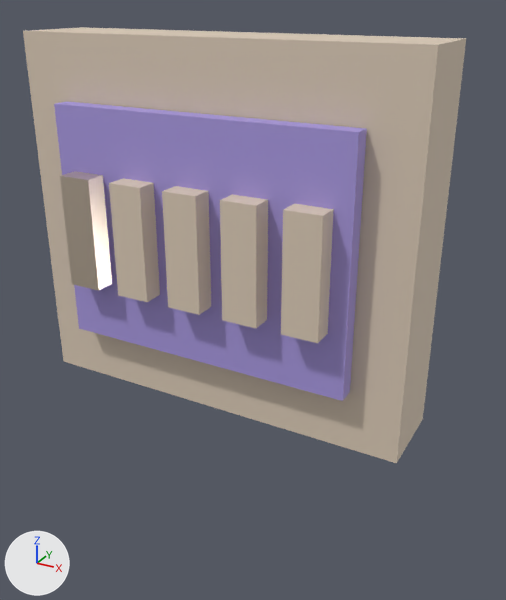
The glTF model assets/models/panel.gltf as it was, and as the next commit left it.
Both versions are drawn from a 50 mm lens placed at (0.491, -0.819, 0.309), pointed at (0.1, -0.108, -0.046). Every picture has the same lights, and +X, +Y and +Z are marked at lower left. The older version comes first. Where no turn or scale is listed for an object, it has been applied to the vertices.

Objects in the first picture: 'breaker_0', 'breaker_1', 'breaker_2', 'breaker_3', 'breaker_4', 'housing', 'opening'.
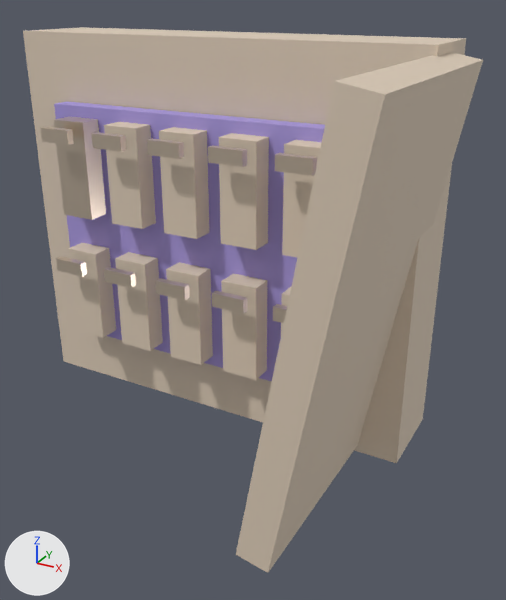
Changed parts and their boxes [x1, y1, x2, y2] in the pictures (506 x 600 px):
'door', added
    after: [236, 53, 483, 573]
'breaker_3', moved, rescaled (13% shorter)
    before: [220, 194, 268, 328]
    after: [219, 133, 269, 250]
'breaker_2', moved, rescaled (13% shorter)
    before: [162, 186, 211, 315]
    after: [159, 127, 210, 239]
'breaker_4', moved, rescaled
    before: [281, 204, 334, 343]
    after: [282, 140, 322, 258]
'breaker_1', moved, rescaled (14% shorter)
    before: [109, 178, 160, 302]
    after: [104, 122, 156, 229]
'breaker_0', moved, rescaled (13% shorter)
    before: [60, 171, 112, 291]
    after: [54, 116, 106, 220]
'breaker_8', added (beige)
    after: [221, 273, 267, 380]
'breaker_7', added (beige)
    after: [166, 262, 213, 365]
'breaker_6', added (beige)
    after: [115, 252, 163, 351]
'breaker_5', added
    after: [68, 243, 116, 338]
'breaker_label_4', added (beige)
    after: [275, 153, 317, 176]
'breaker_label_3', added (beige)
    after: [208, 145, 247, 167]
'breaker_label_2', added (beige)
    after: [147, 138, 184, 159]
'breaker_label_8', added
    after: [212, 291, 248, 314]
'breaker_label_1', added (beige)
    after: [91, 132, 126, 152]
'breaker_label_7', added
    after: [156, 278, 190, 300]
'breaker_label_0', added (beige)
    after: [41, 127, 74, 145]
'breaker_label_6', added
    after: [104, 267, 136, 288]
'breaker_label_5', added (beige)
    after: [56, 257, 87, 276]
'breaker_label_9', added
    after: [273, 304, 287, 323]
'opening', unchanged, covered by the edit
    before: [54, 101, 367, 401]
    after: [54, 101, 325, 381]

Edits to the bpy script that builds the scene:
```text
Change ob_breaker_0:
    ob_breaker_0.location: (-0.17, -0.1, 0.0) -> (-0.17, -0.1, 0.09)
    ob_breaker_0.scale: (0.05, 0.035, 0.16) -> (0.05, 0.035, 0.13)
Change ob_breaker_1:
    ob_breaker_1.location: (-0.085, -0.1, 0.0) -> (-0.085, -0.1, 0.09)
    ob_breaker_1.scale: (0.05, 0.035, 0.16) -> (0.05, 0.035, 0.13)
Change ob_breaker_2:
    ob_breaker_2.location: (0.0, -0.1, 0.0) -> (0.0, -0.1, 0.09)
    ob_breaker_2.scale: (0.05, 0.035, 0.16) -> (0.05, 0.035, 0.13)
Change ob_breaker_3:
    ob_breaker_3.location: (0.085, -0.1, 0.0) -> (0.085, -0.1, 0.09)
    ob_breaker_3.scale: (0.05, 0.035, 0.16) -> (0.05, 0.035, 0.13)
Change ob_breaker_4:
    ob_breaker_4.location: (0.17, -0.1, 0.0) -> (0.17, -0.1, 0.09)
    ob_breaker_4.scale: (0.05, 0.035, 0.16) -> (0.05, 0.035, 0.13)
Add ob_breaker_label_9:
    ob_breaker_label_9 = bpy.data.objects.new('breaker_label_9', me_panel_metal_box)
    ob_breaker_label_9.parent = ob_panel
    ob_breaker_label_9.location = (0.17, -0.14, -0.04)
    ob_breaker_label_9.scale = (0.045, 0.01, 0.018)
Add ob_breaker_label_8:
    ob_breaker_label_8 = bpy.data.objects.new('breaker_label_8', me_panel_metal_box)
    ob_breaker_label_8.parent = ob_panel
    ob_breaker_label_8.location = (0.085, -0.14, -0.04)
    ob_breaker_label_8.scale = (0.045, 0.01, 0.018)
Add ob_breaker_label_7:
    ob_breaker_label_7 = bpy.data.objects.new('breaker_label_7', me_panel_metal_box)
    ob_breaker_label_7.parent = ob_panel
    ob_breaker_label_7.location = (0.0, -0.14, -0.04)
    ob_breaker_label_7.scale = (0.045, 0.01, 0.018)
Add ob_breaker_label_6:
    ob_breaker_label_6 = bpy.data.objects.new('breaker_label_6', me_panel_metal_box)
    ob_breaker_label_6.parent = ob_panel
    ob_breaker_label_6.location = (-0.085, -0.14, -0.04)
    ob_breaker_label_6.scale = (0.045, 0.01, 0.018)
Add ob_breaker_label_5:
    ob_breaker_label_5 = bpy.data.objects.new('breaker_label_5', me_panel_metal_box)
    ob_breaker_label_5.parent = ob_panel
    ob_breaker_label_5.location = (-0.17, -0.14, -0.04)
    ob_breaker_label_5.scale = (0.045, 0.01, 0.018)
Add ob_breaker_label_4:
    ob_breaker_label_4 = bpy.data.objects.new('breaker_label_4', me_panel_metal_box)
    ob_breaker_label_4.parent = ob_panel
    ob_breaker_label_4.location = (0.17, -0.14, 0.14)
    ob_breaker_label_4.scale = (0.045, 0.01, 0.018)
Add ob_breaker_label_3:
    ob_breaker_label_3 = bpy.data.objects.new('breaker_label_3', me_panel_metal_box)
    ob_breaker_label_3.parent = ob_panel
    ob_breaker_label_3.location = (0.085, -0.14, 0.14)
    ob_breaker_label_3.scale = (0.045, 0.01, 0.018)
Add ob_breaker_label_2:
    ob_breaker_label_2 = bpy.data.objects.new('breaker_label_2', me_panel_metal_box)
    ob_breaker_label_2.parent = ob_panel
    ob_breaker_label_2.location = (0.0, -0.14, 0.14)
    ob_breaker_label_2.scale = (0.045, 0.01, 0.018)
Add ob_breaker_label_1:
    ob_breaker_label_1 = bpy.data.objects.new('breaker_label_1', me_panel_metal_box)
    ob_breaker_label_1.parent = ob_panel
    ob_breaker_label_1.location = (-0.085, -0.14, 0.14)
    ob_breaker_label_1.scale = (0.045, 0.01, 0.018)
Add ob_breaker_label_0:
    ob_breaker_label_0 = bpy.data.objects.new('breaker_label_0', me_panel_metal_box)
    ob_breaker_label_0.parent = ob_panel
    ob_breaker_label_0.location = (-0.17, -0.14, 0.14)
    ob_breaker_label_0.scale = (0.045, 0.01, 0.018)
Add ob_breaker_8:
    ob_breaker_8 = bpy.data.objects.new('breaker_8', me_panel_base_box)
    ob_breaker_8.parent = ob_panel
    ob_breaker_8.location = (0.085, -0.1, -0.09)
    ob_breaker_8.scale = (0.05, 0.035, 0.13)
Add ob_breaker_7:
    ob_breaker_7 = bpy.data.objects.new('breaker_7', me_panel_base_box)
    ob_breaker_7.parent = ob_panel
    ob_breaker_7.location = (0.0, -0.1, -0.09)
    ob_breaker_7.scale = (0.05, 0.035, 0.13)
Add ob_breaker_6:
    ob_breaker_6 = bpy.data.objects.new('breaker_6', me_panel_base_box)
    ob_breaker_6.parent = ob_panel
    ob_breaker_6.location = (-0.085, -0.1, -0.09)
    ob_breaker_6.scale = (0.05, 0.035, 0.13)
Add ob_breaker_5:
    ob_breaker_5 = bpy.data.objects.new('breaker_5', me_panel_base_box)
    ob_breaker_5.parent = ob_panel
    ob_breaker_5.location = (-0.17, -0.1, -0.09)
    ob_breaker_5.scale = (0.05, 0.035, 0.13)
Add ob_door:
    ob_door = bpy.data.objects.new('door', me_panel_base_box)
    ob_door.parent = ob_panel
    ob_door.location = (0.26, -0.16, 0.0)
    ob_door.rotation_euler = (0.0, 0.18, 0.0)  # degrees (0, 10, 0)
    ob_door.scale = (0.04, 0.32, 0.5)
```
